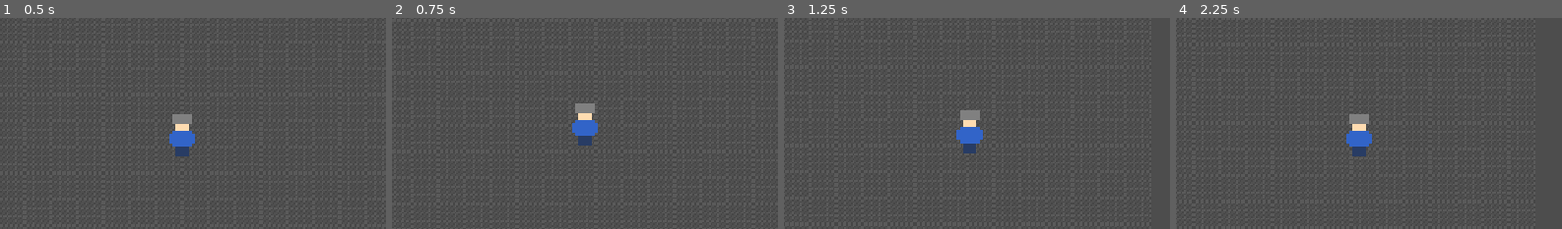
Above: before the commit, frames 1-4 (left to right).
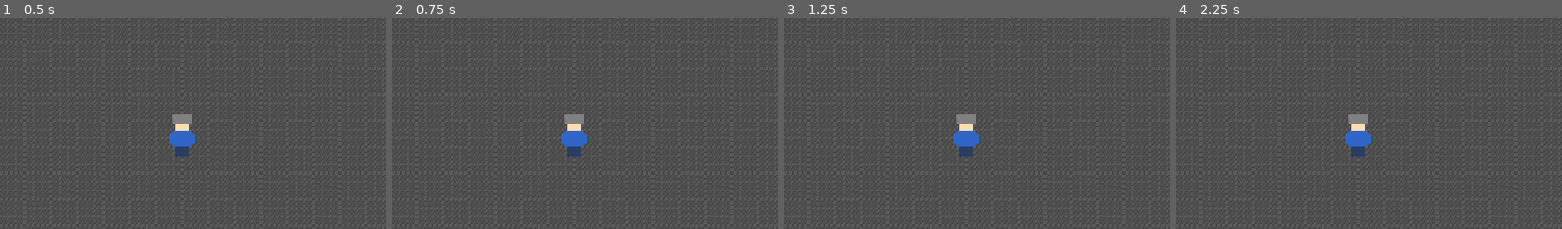
Above: after the commit, the same moments.

Repository: adamant3/roguelike-dungeon-crawler
Game: Godot game, scene res://scenes/main.tscn
Same seed, same stepped clock (60 frames per second), same inputs: the game is played once before the commit and once after it.
Inputs (mouse positions are % of the whole screen's width and height, from its top left):
- Up to frame 1 (0.5 s): no input
- Up to frame 2 (0.75 s): tap Enter at 0.5 s; drag from (3, 93) to (61, 25) at 0.52 s
- Up to frame 3 (1.25 s): no input
- Up to frame 4 (2.25 s): drag from (30, 53) to (45, 69) at 1.27 s; tap Space at 2 s; move the mouse to (61, 25) at 2.02 s; hold D (move_right) from 2.03 s (still down)
The pictures show only the part of the screen within x 27-77%, y 20-70%; the shares and areas given below are measured in that part.

Frame 1 is identical in both runs. In frame 2, 1.5% of the frame differs, in the area x 43-54%, y 40-66%; in frame 3, 0.7%; in frame 4, 0.1%.
Error after the commit: Parse Error: Unexpected "Identifier" in class body. (res://scripts/player/player_movement.gd:0)

Commit message:
Update player_movement.gd

Diff:
--- a/scripts/player/player_movement.gd
+++ b/scripts/player/player_movement.gd
@@ -1,4 +1,4 @@
-extends CharacterBody2D
+eextends CharacterBody2D
 
 @export var speed: float = 200.0  # Movement speed
 
@@ -24,7 +24,7 @@
 
     return move_vector
 
-func _physics_process(delta: float) -> void:
+func _physics_process(_delta: float) -> void:
     # Get the normalized directional input
     velocity = get_input() * speed
 
